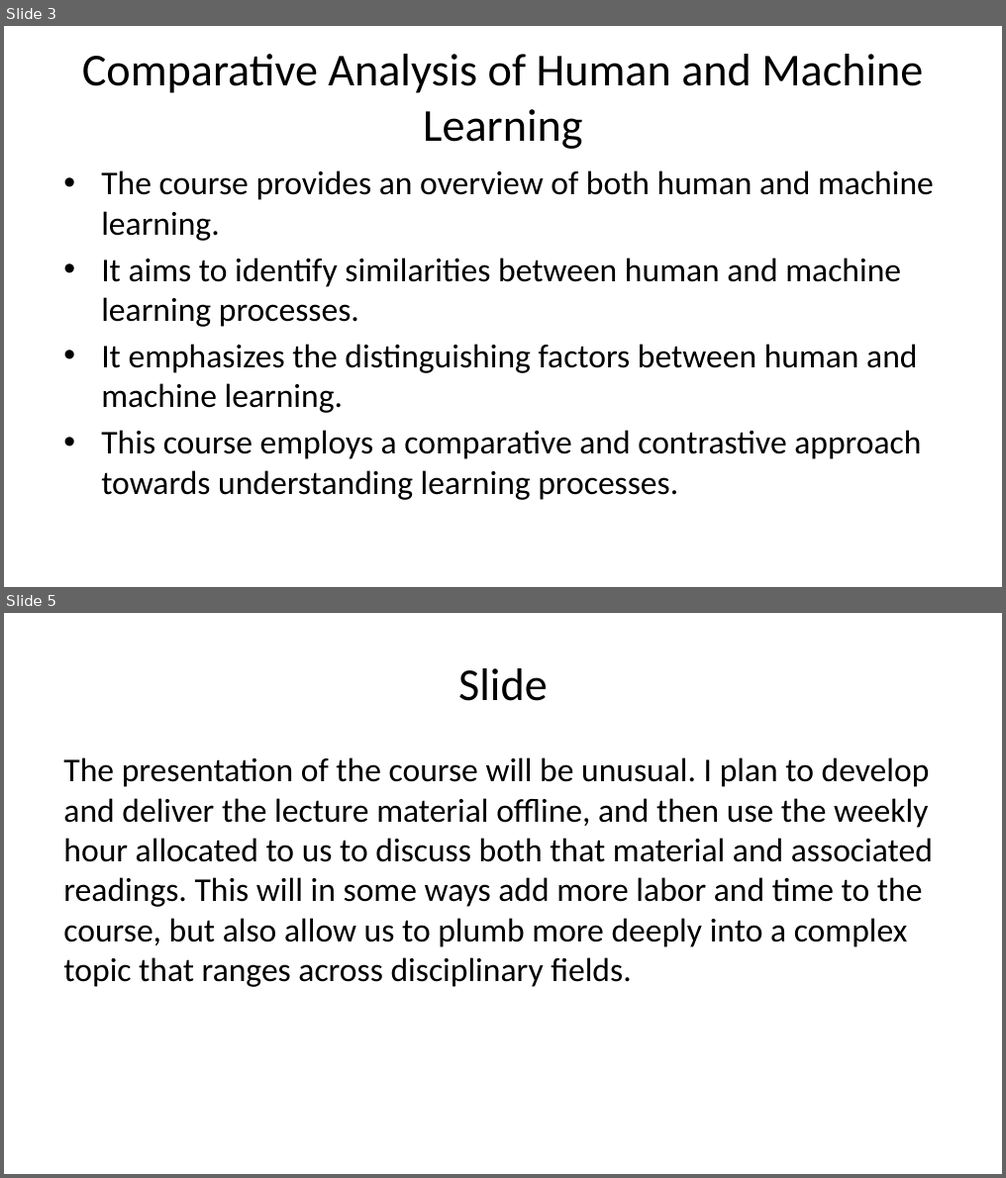
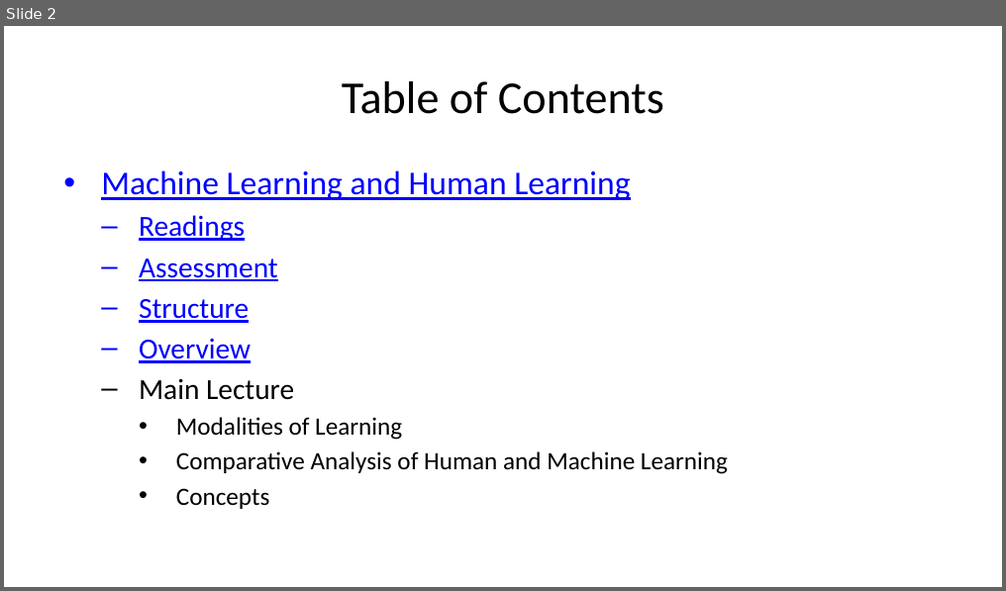
Before and after one commit to liammagee/night-owl, a slide deck: lectures/lecture-1.pptx. Shown one above the other, each under a label of ours: slides 3 and 5 before the commit, slide 2 after it; the slides between them are not shown. The pictures are 1006x1178 and 1006x591 pixels, drawn with LibreOffice and Linux fonts; fonts in the diff are those of the drawing. Boxes give left, top, right and bottom in pixels: in the first picture for what was removed or moved away, otherwise in the second. Text is boxed around its words. In the diff, an @@ line names an element or a change of style, - is before the commit and + after.

```diff
--- a/lectures/lecture-1.pptx
+++ b/lectures/lecture-1.pptx
@@ slide 5 removed at (4, 613, 1002, 1174), background #FFFFFF @@
@@ title removed at (458, 668, 548, 701) @@
-Slide
@@ text removed at (63, 758, 933, 987) @@
-The presentation of the course will be unusual. I plan to develop and deliver the lecture material offline, and then use the weekly hour allocated to us to discuss both that material and associated readings. This will in some ways add more labor and time to the course, but also allow us to plumb more deeply into a complex topic that ranges across disciplinary fields.
@@ what was slide 3 is now slide 2 @@
@@ slide 2 changed as well @@
@@ title at (342, 81, 664, 114): text changed @@
-Comparative Analysis of Human and Machine Learning
+Table of Contents
@@ text at (101, 171, 728, 509): text changed; size 24 to 18 pt @@
-• The course provides an overview of both human and machine learning.
-• It aims to identify similarities between human and machine learning processes.
-• It emphasizes the distinguishing factors between human and machine learning.
-• This course employs a comparative and contrastive approach towards understanding learning processes.
+• Machine Learning and Human Learning
+  – Readings
+  – Assessment
+  – Structure
+  – Overview
+  – Main Lecture
+    • Modalities of Learning
+    • Comparative Analysis of Human and Machine Learning
+    • Concepts
```
Also in this commit, not shown: 9 other slides changed, 5 slides added, 2 other slides removed, 12 other files.
